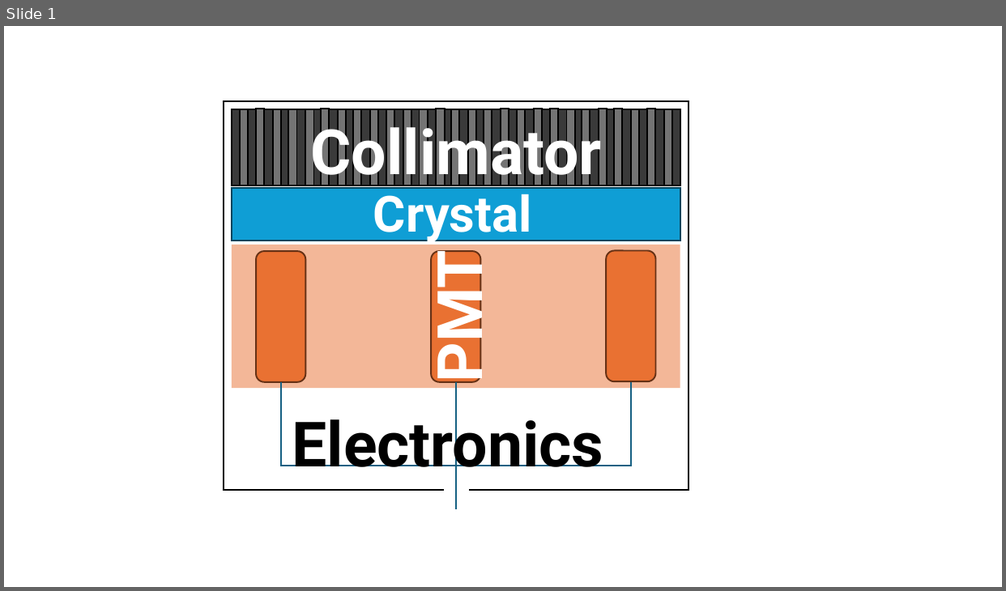
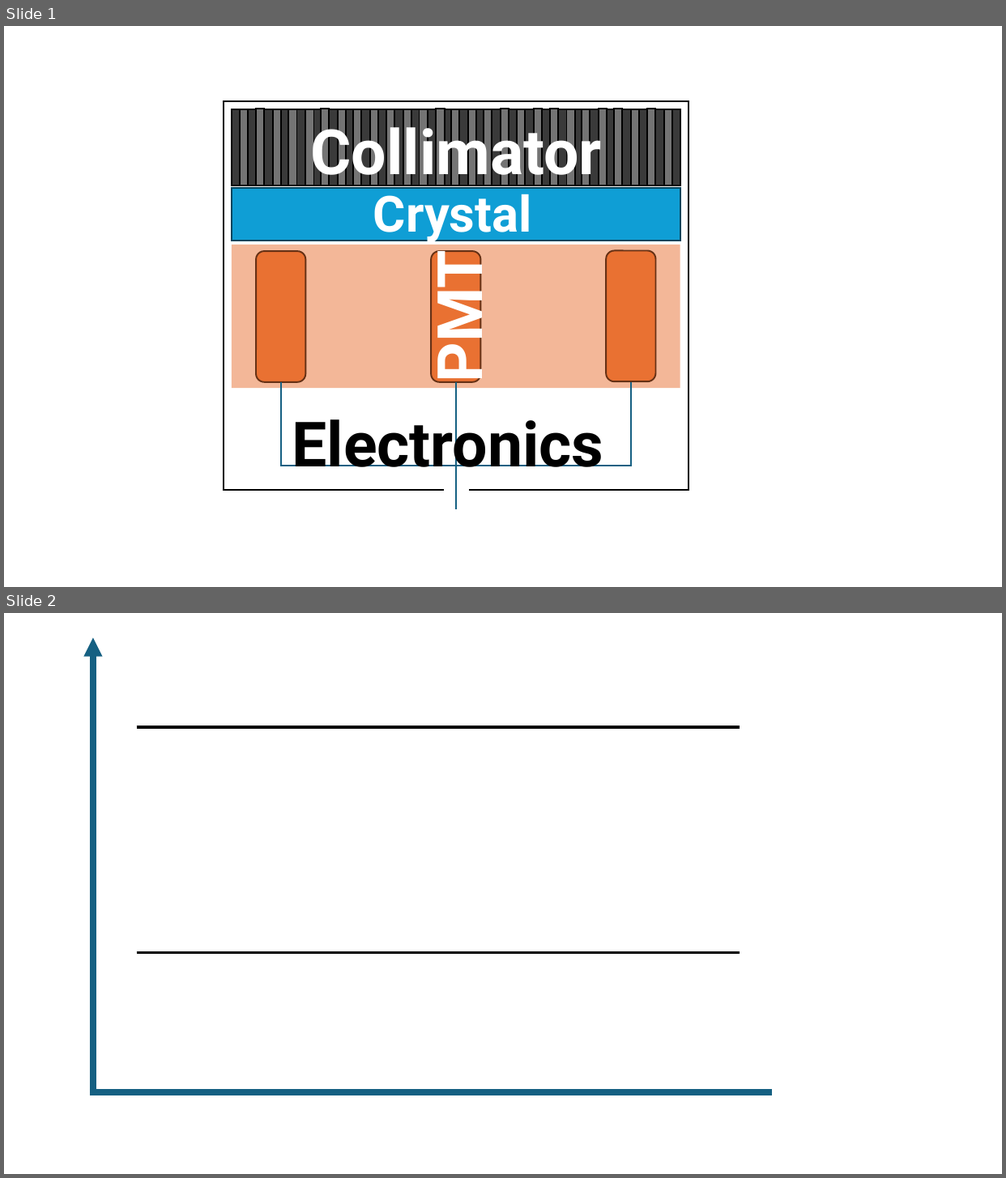
Before and after one commit to Jack-Bunyan/Knowledge-Base, a slide deck: content/Assets/Self/Figures_Gamma-Camera.pptx. Shown one above the other, each under a label of ours: slide 1 before the commit, slides 1 and 2 after it. The pictures are 1006x591 and 1006x1178 pixels, drawn with LibreOffice and Linux fonts; fonts in the diff are those of the drawing. Boxes give left, top, right and bottom in pixels: in the first picture for what was removed or moved away, otherwise in the second. Text is boxed around its words. In the diff, an @@ line names an element or a change of style, - is before the commit and + after.

```diff
--- a/content/Assets/Self/Figures_Gamma-Camera.pptx
+++ b/content/Assets/Self/Figures_Gamma-Camera.pptx
@@ slide 2 added at <box>4,613,1002,1174</box>, background #FFFFFF @@
@@ arrow added from (93, 1094) to (93, 637), #156082 6 pt @@
@@ line added from (137, 727) to (740, 727), #000000 3 pt @@
@@ line added from (137, 953) to (740, 953), #000000 3 pt @@
@@ line added from (90, 1093) to (772, 1093), #156082 6 pt @@
```
Also in this commit, not shown: 2 other files.
